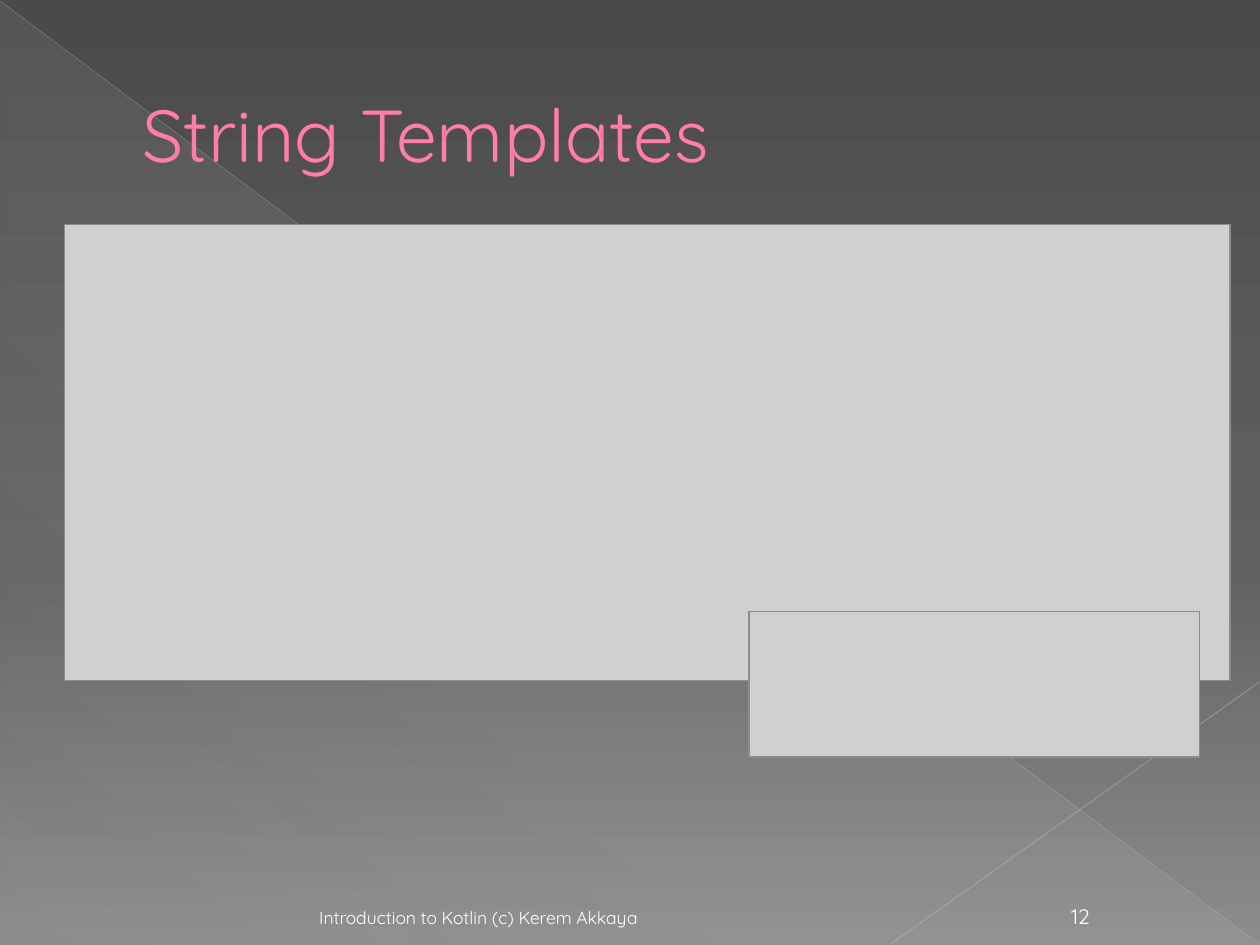
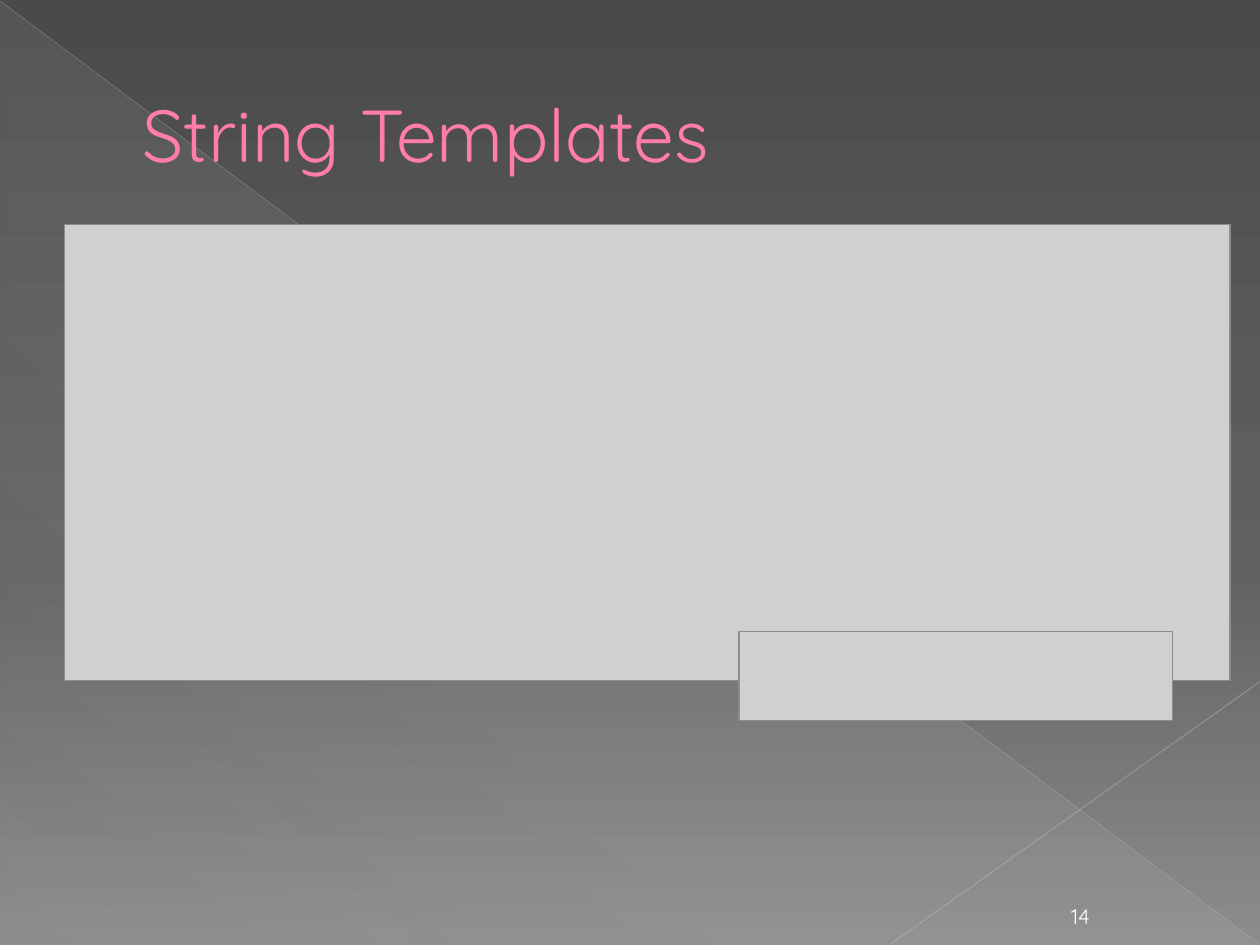
Before and after one commit to KeremAkkaya/kotlinpresentation, a slide deck: slide 14 of Kotlin Programlamaya Giriş.pptx (slide 12 before the commit). Drawn at 1260x945 pixels with LibreOffice and Linux fonts; fonts in the diff are those of the drawing; grey boxes stand for pictures; background and template pictures are left out. Boxes give left, top, right and bottom in pixels: in the first picture for what was removed or moved away, otherwise in the second. Text is boxed around its words. In the diff, an @@ line names an element or a change of style, - is before the commit and + after.

Commit message:
Introduction to kotlin

```diff
--- a/Kotlin Programlamaya Giriş.pptx
+++ b/Kotlin Programlamaya Giriş.pptx
@@ picture: place and size @@
-picture at bbox=[748, 611, 1198, 757]
+picture at bbox=[740, 631, 1173, 721]
@@ text removed at bbox=[319, 911, 637, 928] @@
-Introduction to Kotlin (c) Kerem Akkaya
@@ page number at bbox=[1071, 909, 1090, 924]: text changed @@
-12
+14
```
Also in this commit, not shown: 47 other slides changed, 8 slides added, 1 other file.
